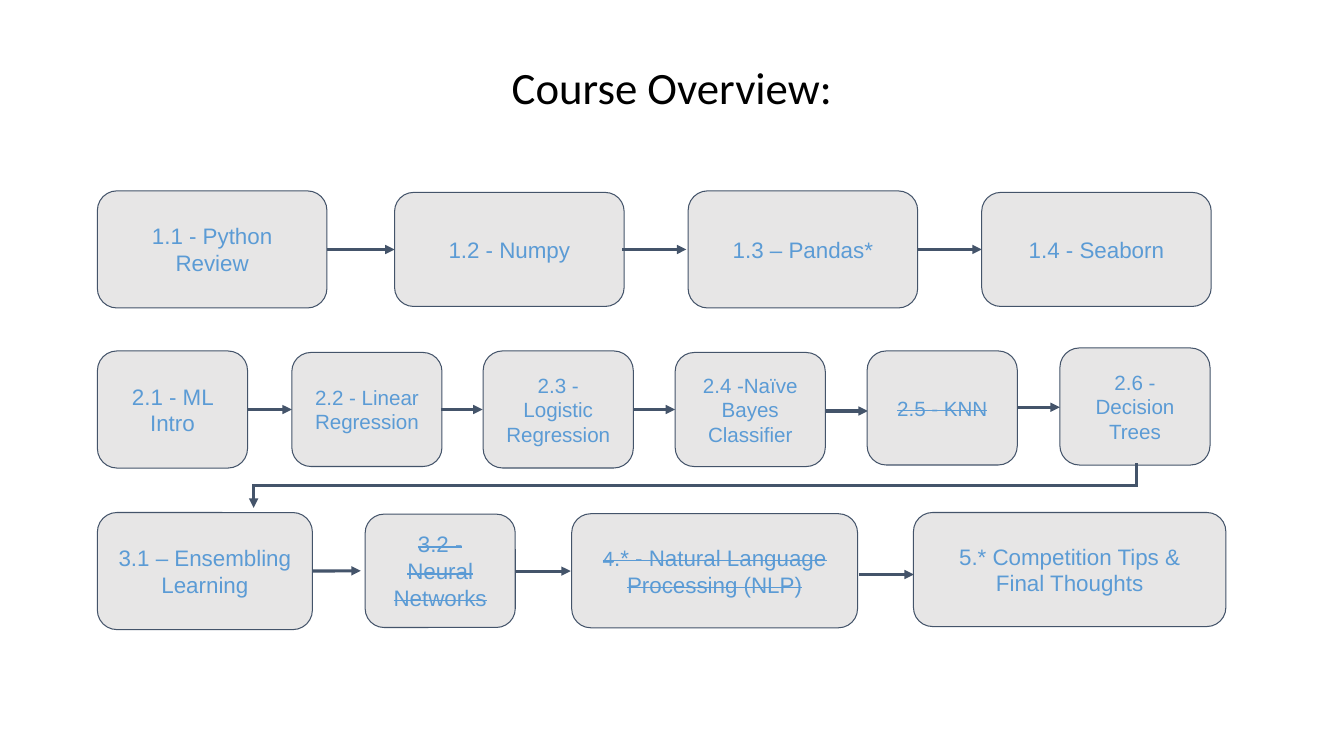
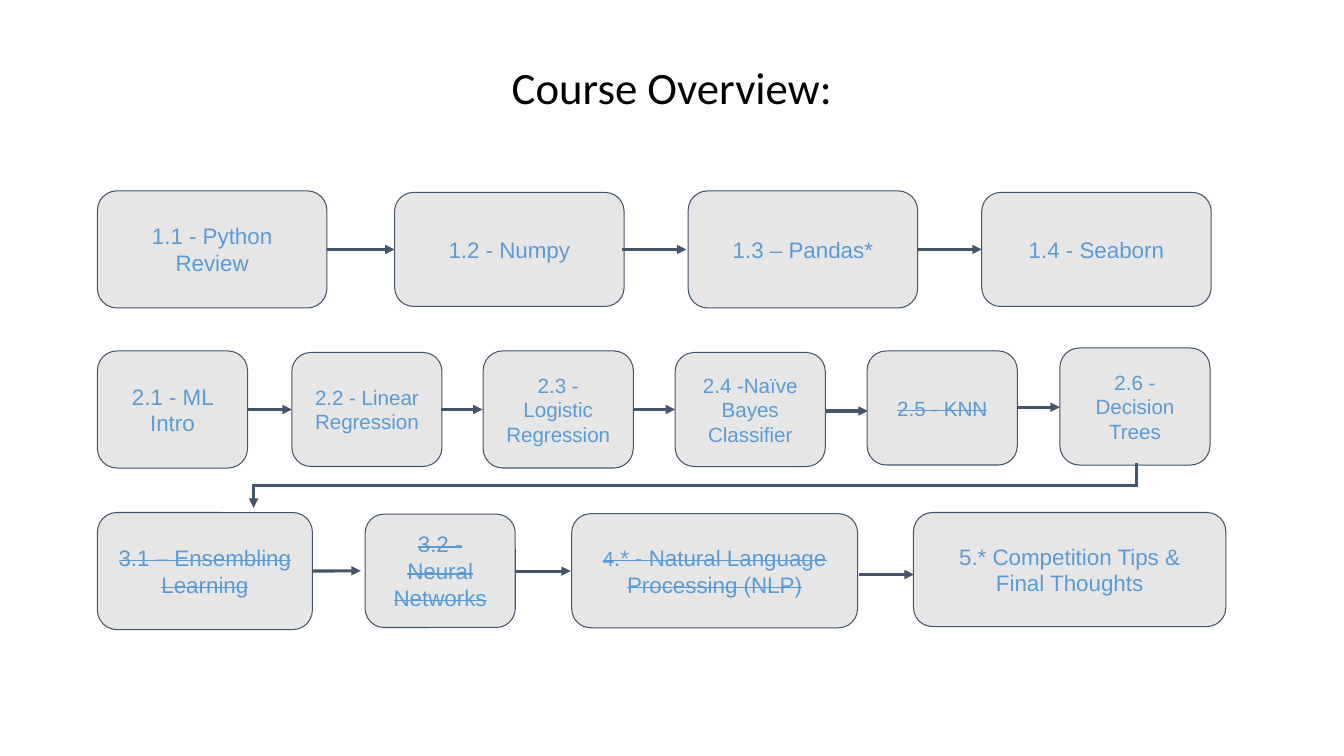
Before and after one commit to ohamed/ML-Training, a slide deck: slide 2 of pptx/05 Python-for-DSML.pptx. Drawn at 1344x756 pixels with LibreOffice and Linux fonts; fonts in the diff are those of the drawing; background and template pictures are left out. Boxes give left, top, right and bottom in pixels: in the first picture for what was removed or moved away, otherwise in the second. Text is boxed around its words. In the diff, an @@ line names an element or a change of style, - is before the commit and + after.

Commit message:
minor change

```diff
--- a/pptx/05 Python-for-DSML.pptx
+++ b/pptx/05 Python-for-DSML.pptx
@@ rounded rectangle "3.1 – Ensembling Learning" at (98, 512, 313, 629): strikethrough on @@
```
